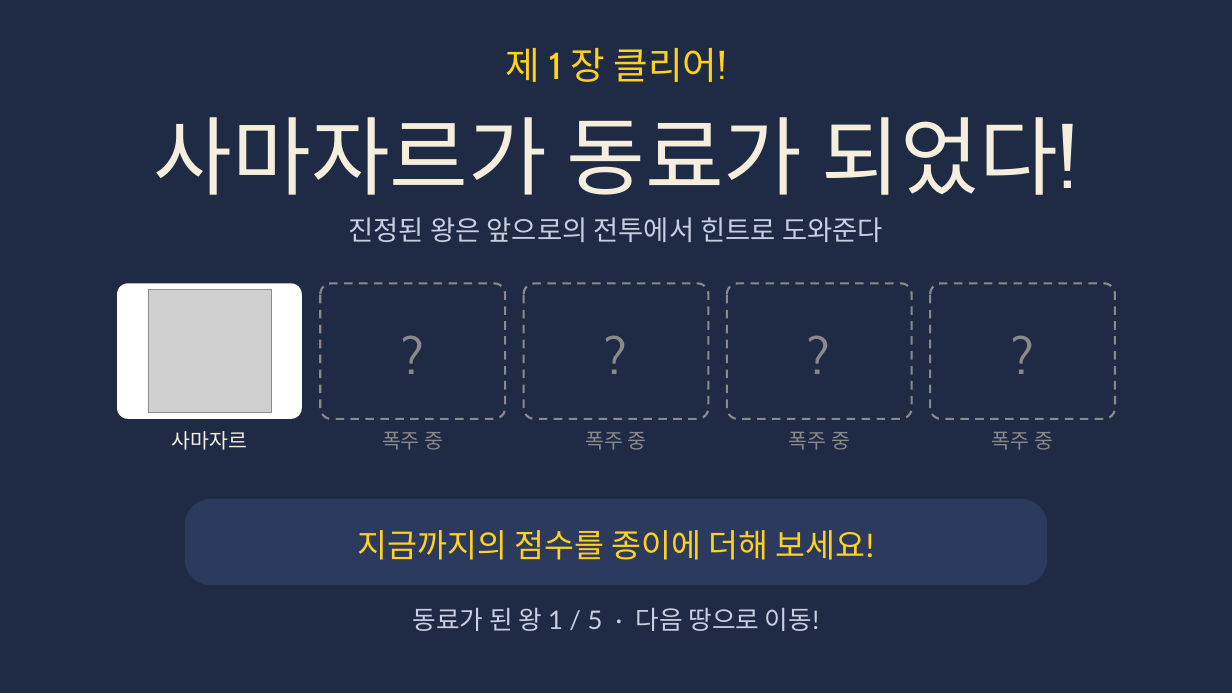
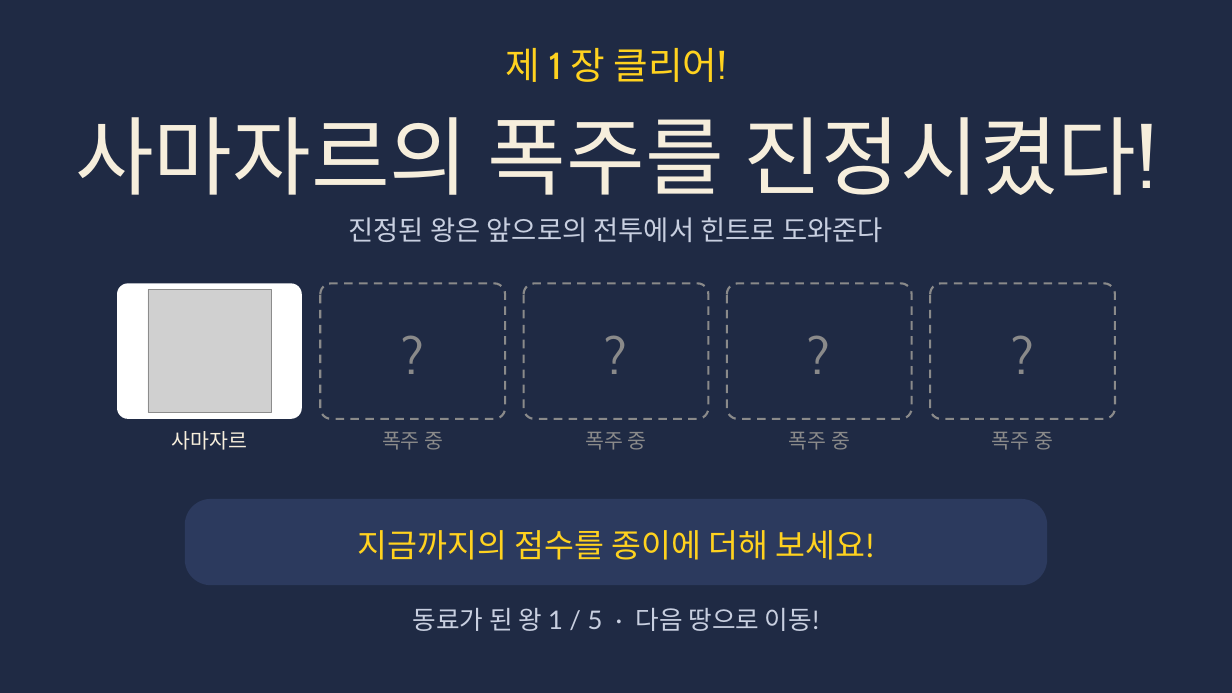
Before and after one commit to choivoo/-, a slide deck: slide 55 of 레전드_아르세우스_히스이_대모험_주거와_도시_경제성장에_따른_생활변화(최선유_최종본).pptx (slide 41 before the commit). Drawn at 1232x693 pixels with LibreOffice and Linux fonts; fonts in the diff are those of the drawing; grey boxes stand for pictures. Boxes give left, top, right and bottom in pixels: in the first picture for what was removed or moved away, otherwise in the second. Text is boxed around its words. In the diff, an @@ line names an element or a change of style, - is before the commit and + after.

```diff
--- a/레전드_아르세우스_히스이_대모험_주거와_도시_경제성장에_따른_생활변화(최선유_최종본).pptx
+++ b/레전드_아르세우스_히스이_대모험_주거와_도시_경제성장에_따른_생활변화(최선유_최종본).pptx
@@ text at [75,117,1157,195]: text changed @@
-사마자르가 동료가 되었다!
+사마자르의 폭주를 진정시켰다!
```
Also in this commit, not shown: 7 other slides changed, 121 slides added.
